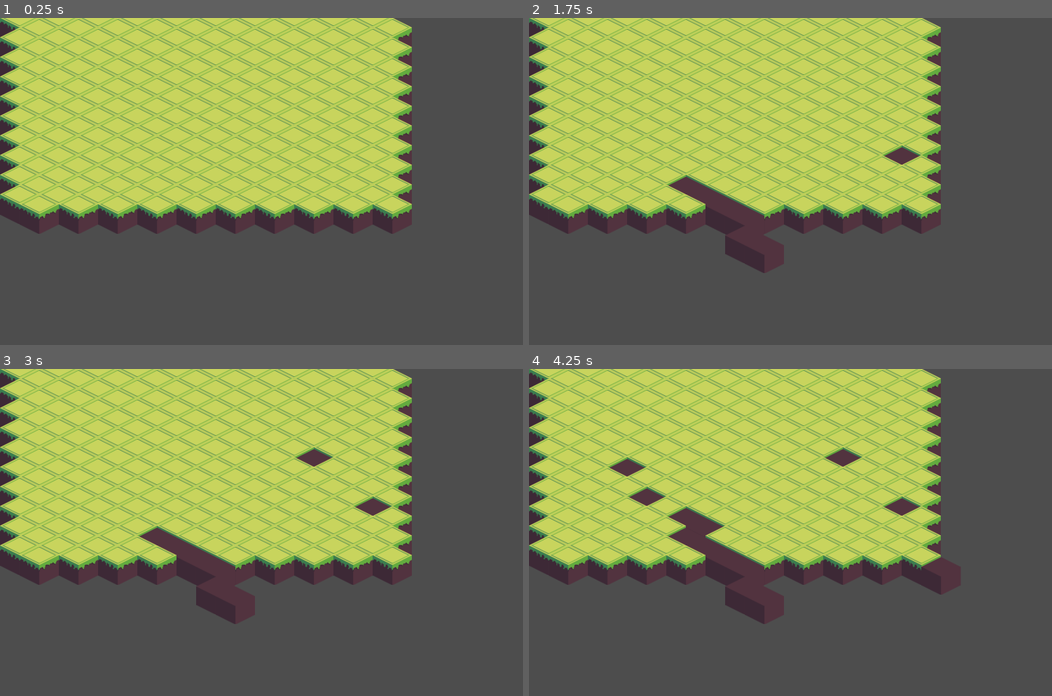
Above: before the commit, frames 1-4 (two rows, left to right).
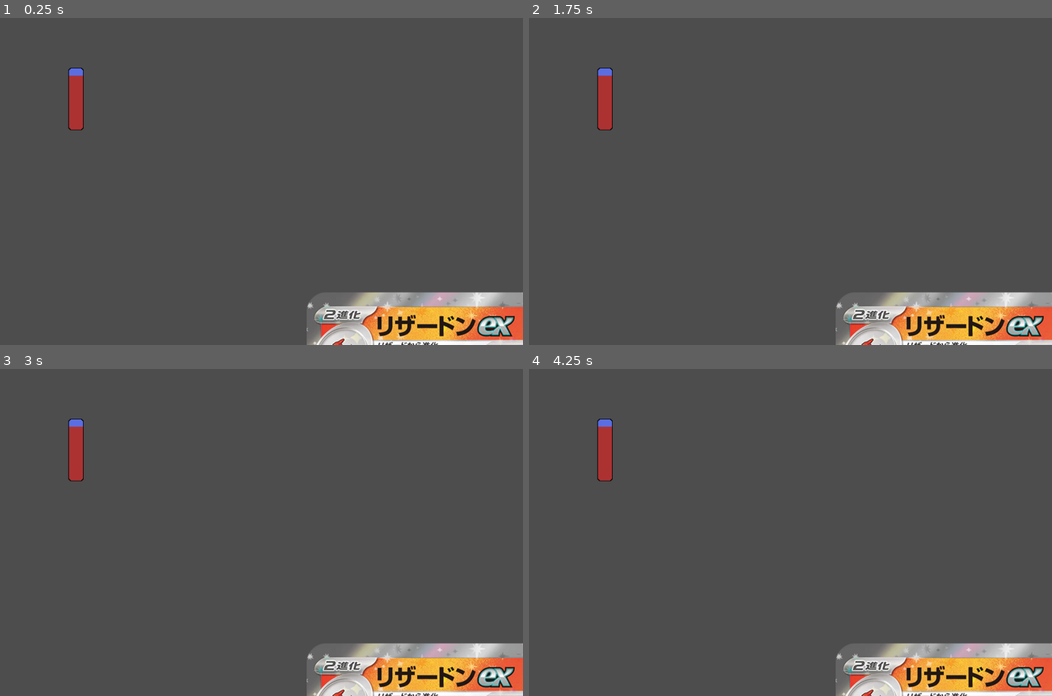
Above: after the commit, the same moments.

Repository: balaborde/Solar-Bloom
Game: Godot game, scene res://main.tscn
Two runs of this game, one before a commit and one after it. Both use one fixed random seed, a clock stepped at 60 frames per second and the inputs below. Before the commit the project starts from res://grid.tscn.
Inputs (mouse positions are in pixels of both pictures, inside the frame that each line leads up to):
- Up to frame 1 (0.25 s): no input
- Up to frame 2 (1.75 s): tap Enter at 0.5 s; move the mouse to (905, 165) at 0.52 s; press the mouse at (905, 165) at 0.53 s; release the mouse at (905, 165) at 1.25 s; tap Space at 1.25 s; drag from (685, 197) to (764, 246) at 1.27 s
- Up to frame 3 (3 s): tap Enter at 2 s; move the mouse to (313, 460) at 2.02 s; press the mouse at (313, 460) at 2.03 s; release the mouse at (313, 460) at 2.75 s; tap Space at 2.75 s; drag from (235, 597) to (104, 483) at 2.77 s
- Up to frame 4 (4.25 s): tap Enter at 3.5 s; move the mouse to (947, 581) at 3.52 s; press the mouse at (947, 581) at 3.53 s

The runs differ from the first frame. In frame 1, 57% of the frame differs, in the area x 0-100%, y 0-100%; in frame 2, 58%; in frame 3, 58%; in frame 4, 58%.

Commit message:
WIP: basis for game manager

Diff:
--- a/card_manager.gd
+++ b/card_manager.gd
@@ -90,6 +90,12 @@
 
 
 func highlight_card(card, hovered):
+	# TODO: TEST PURPOSE ONLY, REMOVE LATER
+	var rng = RandomNumberGenerator.new()
+	var nb1 = rng.randf_range(0, 10)
+	var nb2 = rng.randf_range(0, 10)
+	get_parent().update_players_gauge(nb1, nb2)
+	# Keep below
 	if hovered:
 		card.scale = Vector2(1.05, 1.05)
 		card.z_index = 2
--- /dev/null
+++ b/game_manager.gd
@@ -0,0 +1,61 @@
+extends Node2D
+
+const MAX_TURNS = 15
+
+var current_turn = 1
+var biodiversity_points = 0
+var community_points = 0
+var energy_points = 0
+
+@onready var gauge = $Gauge
+
+func calculate_score(player_id: int) -> float:
+	return (
+		biodiversity_points
+		+ community_points
+		+ energy_points
+		) / 3
+
+func next_turn() -> void:
+	# Update energy, biodiversity and
+	# community points using all the cards
+	update_points()
+	# Calculate total score
+	update_general_score()
+	if (current_turn < MAX_TURNS) :
+		current_turn += 1
+	else :
+		end_game()
+
+func update_points() -> void:
+	# Update energy, biodiversity
+	# and community points using
+	# all the cards on the field
+	pass
+
+func update_general_score() -> void:
+	var player1_score = calculate_score(1)
+	# TODO: Do something of that score
+	var player2_score = calculate_score(2)
+	# Update players gauge
+	update_players_gauge(player1_score, player2_score)
+
+func update_players_gauge(p1_s: float, p2_s: float) -> void:
+	var total_score = ceil(p1_s + p2_s)
+	var p1_prct = (p1_s * 100) / total_score
+	var p2_pcrt = (p2_s * 100) / total_score
+	gauge.update_texture(p1_prct, p2_pcrt)
+
+func end_game() -> void:
+	for i in range(1, 15):
+		next_turn()
+
+
+# Called when the node enters the scene tree for the first time.
+func _ready() -> void:
+	pass # Replace with function body.
+
+
+# Called every frame. 'delta' is the elapsed time since the previous frame.
+func _process(delta: float) -> void:
+	pass
--- /dev/null
+++ b/gauge.gd
@@ -0,0 +1,24 @@
+extends Node2D
+
+const MAX: int = 100
+var p1: float = 50
+var p2: float = 50
+
+@onready var texture = $texture
+
+func update_texture(p1_prct: float, p2_pcrt: float) -> void:
+	p1 = p1_prct
+	p2 = p2_pcrt
+
+# Called when the node enters the scene tree for the first time.
+func _ready() -> void:
+	pass # Replace with function body.
+
+
+# Called every frame. 'delta' is the elapsed time since the previous frame.
+func _process(delta: float) -> void:
+	if p1 > p2:
+		texture.animation = "blue"
+	else :
+		texture.animation = "red"
+	pass
--- /dev/null
+++ b/gauge.tscn
@@ -0,0 +1,38 @@
+[gd_scene load_steps=6 format=3 uid="uid://dlexywrfgeot"]
+
+[ext_resource type="Script" path="res://gauge.gd" id="1_tx1lp"]
+[ext_resource type="Texture2D" uid="uid://l8r4pi5maf5i" path="res://Gauge.png" id="2_v4ty4"]
+
+[sub_resource type="AtlasTexture" id="AtlasTexture_p6fmd"]
+atlas = ExtResource("2_v4ty4")
+region = Rect2(0, 0, 25, 102)
+
+[sub_resource type="AtlasTexture" id="AtlasTexture_mti8q"]
+atlas = ExtResource("2_v4ty4")
+region = Rect2(25, 0, 25, 102)
+
+[sub_resource type="SpriteFrames" id="SpriteFrames_m7n4e"]
+animations = [{
+"frames": [{
+"duration": 1.0,
+"texture": SubResource("AtlasTexture_p6fmd")
+}],
+"loop": true,
+"name": &"blue",
+"speed": 5.0
+}, {
+"frames": [{
+"duration": 1.0,
+"texture": SubResource("AtlasTexture_mti8q")
+}],
+"loop": true,
+"name": &"red",
+"speed": 5.0
+}]
+
+[node name="Gauge" type="Node2D"]
+script = ExtResource("1_tx1lp")
+
+[node name="texture" type="AnimatedSprite2D" parent="."]
+sprite_frames = SubResource("SpriteFrames_m7n4e")
+animation = &"blue"
--- a/main.tscn
+++ b/main.tscn
@@ -1,14 +1,23 @@
-[gd_scene load_steps=3 format=3 uid="uid://bb6gamxkwbyou"]
+[gd_scene load_steps=5 format=3 uid="uid://bb6gamxkwbyou"]
 
 [ext_resource type="PackedScene" uid="uid://c6fedue3wnkot" path="res://card.tscn" id="1_k4fca"]
 [ext_resource type="Script" path="res://card_manager.gd" id="1_qeg6w"]
+[ext_resource type="Script" path="res://game_manager.gd" id="3_g7gfb"]
+[ext_resource type="PackedScene" uid="uid://dlexywrfgeot" path="res://gauge.tscn" id="4_g07cj"]
 
 [node name="Main" type="Node2D"]
 
-[node name="CardManager" type="Node2D" parent="."]
+[node name="GameManager" type="Node2D" parent="."]
+script = ExtResource("3_g7gfb")
+
+[node name="CardManager" type="Node2D" parent="GameManager"]
 script = ExtResource("1_qeg6w")
 
-[node name="Card2" parent="CardManager" instance=ExtResource("1_k4fca")]
-position = Vector2(966, 81)
+[node name="Card2" parent="GameManager/CardManager" instance=ExtResource("1_k4fca")]
+position = Vector2(1546, 607)
 
-[node name="Card" parent="CardManager" instance=ExtResource("1_k4fca")]
+[node name="Card" parent="GameManager/CardManager" instance=ExtResource("1_k4fca")]
+position = Vector2(800, 866)
+
+[node name="Gauge" parent="GameManager" instance=ExtResource("4_g07cj")]
+position = Vector2(124, 132)
--- a/project.godot
+++ b/project.godot
@@ -11,7 +11,7 @@
 [application]
 
 config/name="Solar Bloom"
-run/main_scene="res://grid.tscn"
+run/main_scene="res://main.tscn"
 config/features=PackedStringArray("4.3", "GL Compatibility")
 config/icon="res://icon.svg"
 
Binary file added: Gauge.png
Not shown, added: Gauge.png.import
